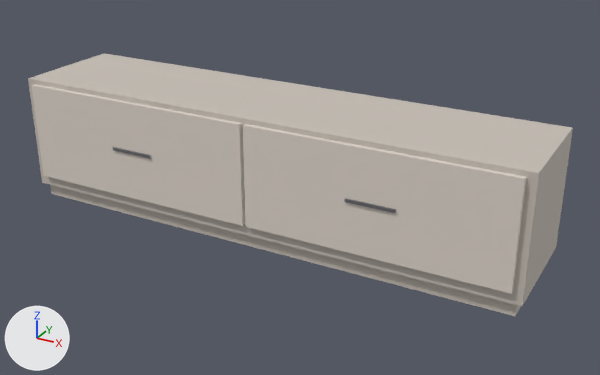
Renders of the glTF model storage/picture/mocan-81.glb from each side of a commit.
Camera for both pictures: a 50 mm camera at (1.316, -2.235, 1.279) aimed at (0.085, 0.003, 0.16). The lights are fixed; the arrows at lower left show +X, +Y and +Z. The picture after the commit comes second. Vertices at exactly the same position are counted once.

Names of what the first picture shows: 'furniture'.
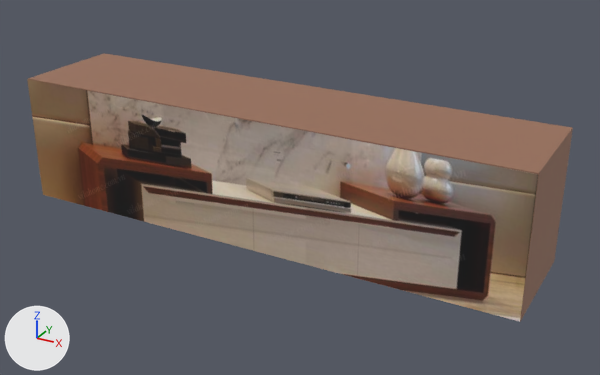
Changed parts and their boxes [x1, y1, x2, y2] in the pictures (600 x 375 px; the box of a moved part takes in the faces that stretch with it):
'furniture', recoloured, reshaped (grey to brown)
    before: [28, 53, 573, 316]
    after: [27, 53, 573, 322]
part 1 of me_mesh_0, rebuilt (139% wider, 71% taller)
    before: [32, 84, 245, 226]
    after: [27, 79, 538, 322]
part 2 of me_mesh_0, deleted
    before: [50, 185, 521, 316]
part 3 of me_mesh_0, deleted
    before: [113, 147, 151, 159]
part 4 of me_mesh_0, deleted
    before: [345, 198, 396, 213]
part 5 of me_mesh_0, deleted
    before: [243, 124, 527, 294]
part 6 of me_mesh_0, moved or reshaped
    before: [28, 79, 573, 306]
    after: [28, 79, 573, 322]

Edits to the bpy script that builds the scene:
```text
Add img_image_0:
    img_image_0 = load_image('Image_0', '_unpacked/Image_0', 827, 207, 'sRGB')
Change mat_wood:
    mat_wood.base_color: (0.576, 0.522, 0.467) -> (0.322, 0.161, 0.102)  # light grey #c8bfb6 -> brown #9a705a
Add mat_photo:
    mat_photo = principled_material('photo')
    mat_photo.texture = img_image_0
    mat_photo.roughness = 0.85
Change me_mesh_0:
    used by ob_furniture; location = (0.0, 0.0, 0.0)
    verts and faces of me_mesh_0; kept vertices keep their numbers, new ones are numbered from 48
    before: 8 (0.9, 0.2, 0.05) at pixel (556, 247), 11 (0.9, -0.2, 0.05) at pixel (522, 306), 12 (-0.9, -0.2, 0.05) at pixel (42, 182), 15 (-0.9, 0.2, 0.05)
    remove me_mesh_0.from_pydata(...)  # 48 vertices, 72 faces; spans x -0.9..0.9, y -0.22..0.2, z 0.0..0.45
    add me_mesh_0.from_pydata(...)  # 12 vertices, 14 faces; spans x -0.9..0.9, y -0.2..0.2, z 0.0..0.45
    me_mesh_0 part 1: the loose piece of 8 vertices spanning x -0.87..-0.01, y -0.22..-0.2, z 0.09..0.43 is rebuilt with 4 vertices and now spans x -0.9..0.9, y -0.2, z 0.0..0.45, in mat_photo (picture img_image_0)
    me_mesh_0 part 2: the loose piece of 8 vertices spanning x -0.88..0.88, y -0.18..0.18, z 0.0..0.05 is deleted
    me_mesh_0 part 3: the loose piece of 8 vertices spanning x -0.52..-0.36, y -0.22..-0.21, z 0.26..0.27 is deleted
    me_mesh_0 part 4: the loose piece of 8 vertices spanning x 0.36..0.52, y -0.22..-0.21, z 0.26..0.27 is deleted
    me_mesh_0 part 5: the loose piece of 8 vertices spanning x 0.01..0.87, y -0.22..-0.2, z 0.09..0.43 is deleted
    me_mesh_0 part 6
    add for i in [8, 11, 12, 15]: verts[i] += (0.0, 0.0, -0.05)
    remove me_mesh_0.materials.append(mat_cushion)  # light grey #dfd5cb
    remove me_mesh_0.materials.append(mat_metal)  # grey #89898e
    add me_mesh_0.materials.append(mat_photo)  # picture img_image_0
```
